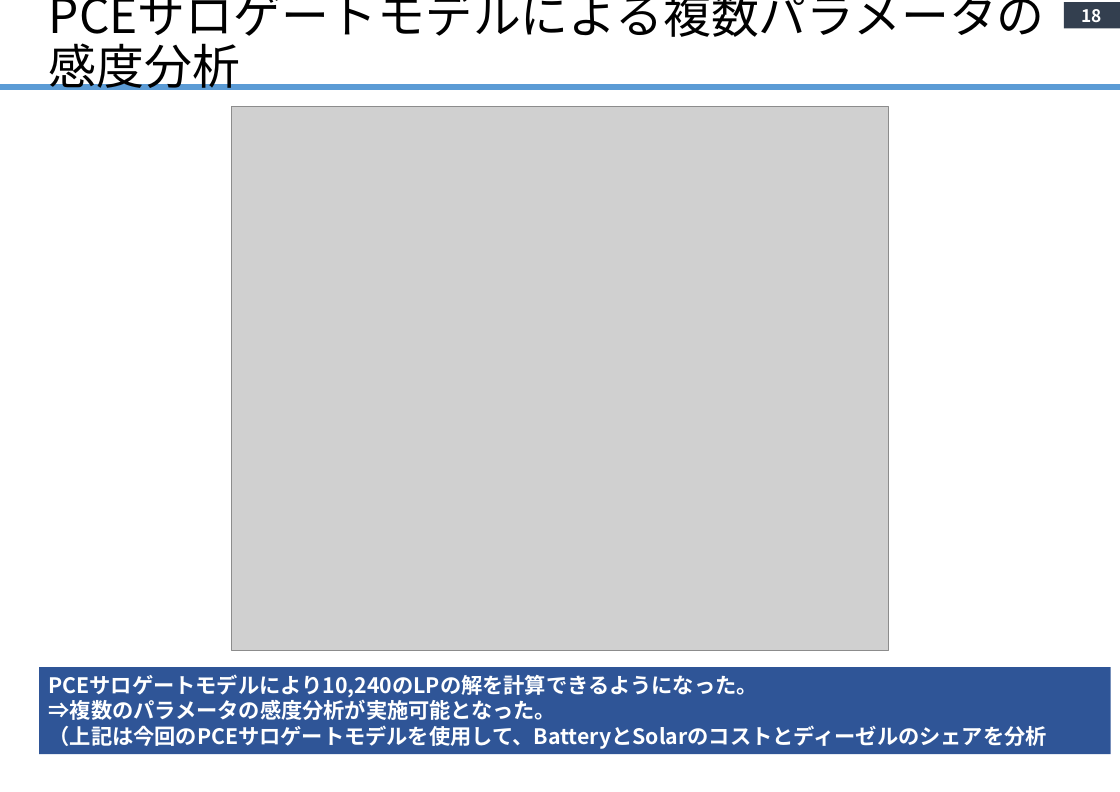
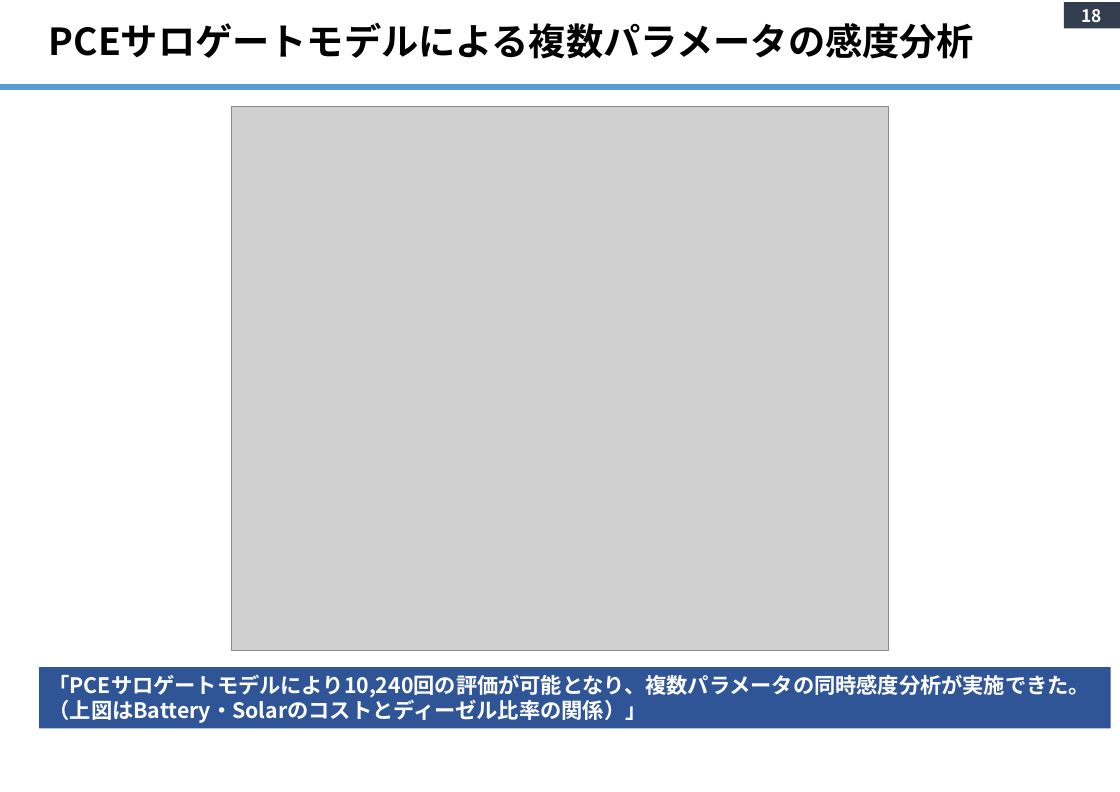
Before and after one commit to yanase1147/GSA-02, a slide deck: slide 18 of Study Outline.pptx. Drawn at 1120x792 pixels with LibreOffice and Linux fonts; fonts in the diff are those of the drawing; grey boxes stand for pictures. Boxes give left, top, right and bottom in pixels: in the first picture for what was removed or moved away, otherwise in the second. Text is boxed around its words. In the diff, an @@ line names an element or a change of style, - is before the commit and + after.

```diff
--- a/Study Outline.pptx
+++ b/Study Outline.pptx
@@ title "PCEサロゲートモデルによる複数パラメータの感度分析" at box(49, 22, 974, 59): size 36 to 28 pt, bold on @@
@@ rectangle "「PCEサロゲートモデルにより10,240回の評価が可能となり、複数パラメータの同時感度分析が実施できた。（上図はBat ...": place and size @@
-rectangle "「PCEサロゲートモデルにより10,240回の評価が可能となり、複数パラメータの同時感度分析が実施できた。（上図はBat ..." at box(39, 668, 1111, 755)
+rectangle "「PCEサロゲートモデルにより10,240回の評価が可能となり、複数パラメータの同時感度分析が実施できた。（上図はBat ..." at box(39, 668, 1111, 729)
@@ text in rectangle at box(49, 675, 1090, 723): text changed @@
-PCEサロゲートモデルにより10,240のLPの解を計算できるようになった。
-⇒複数のパラメータの感度分析が実施可能となった。
-（上記は今回のPCEサロゲートモデルを使用して、BatteryとSolarのコストとディーゼルのシェアを分析
+「PCEサロゲートモデルにより10,240回の評価が可能となり、複数パラメータの同時感度分析が実施できた。（上図はBattery・Solarのコストとディーゼル比率の関係）」
@@ page number removed at box(552, 733, 572, 756) @@
-18
```
Also in this commit, not shown: 21 other slides changed, 6 slides added, 4 slides removed, 7 other files.
